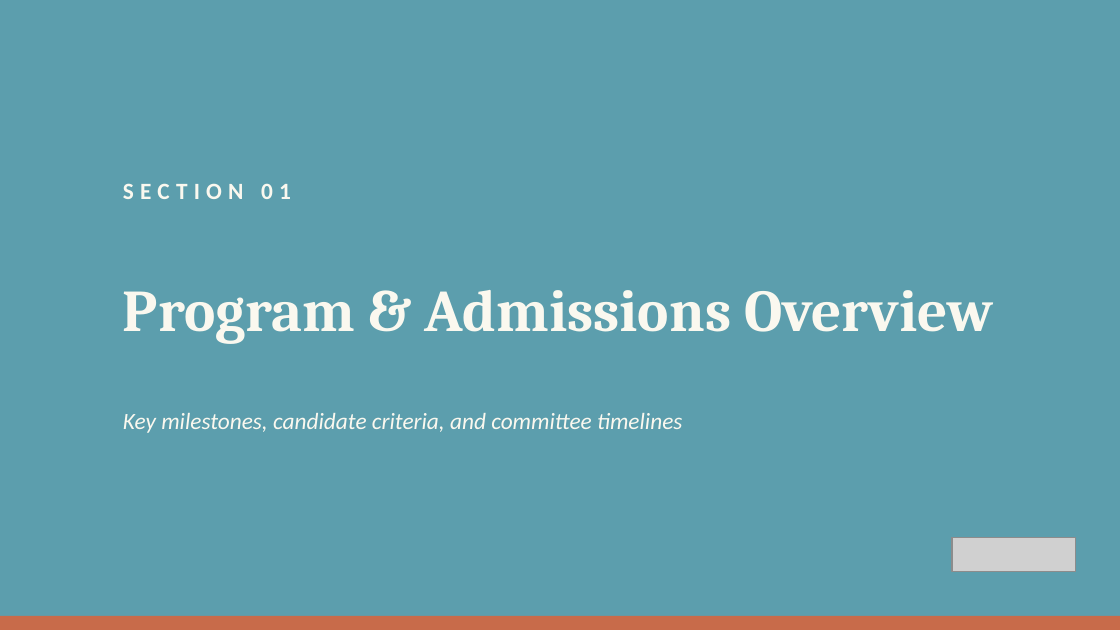
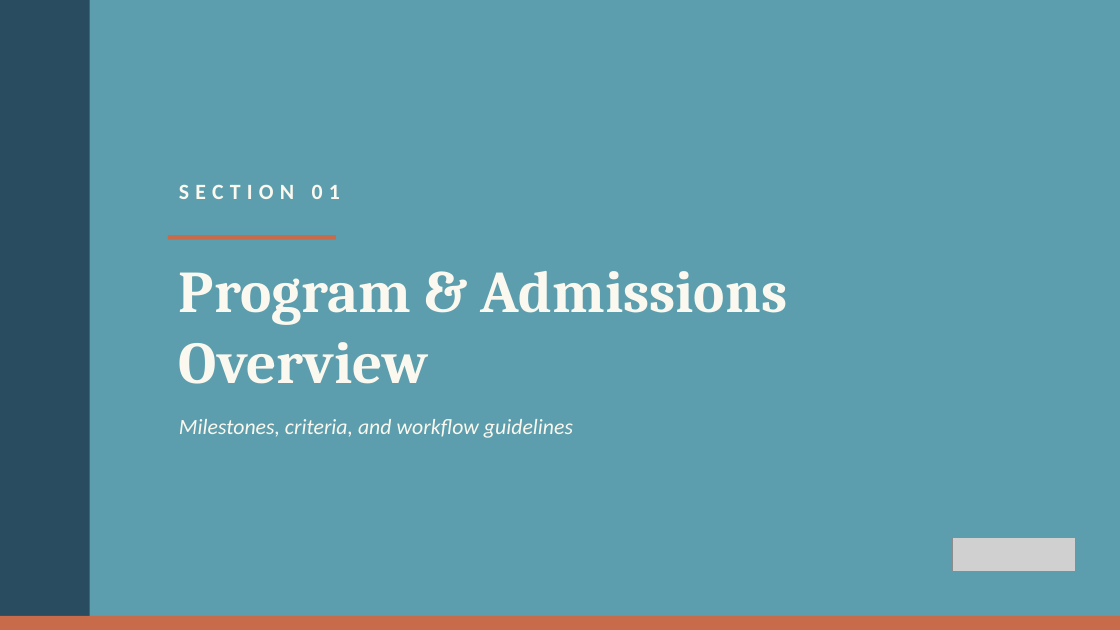
Before and after one commit to jlmiller12s/faith-haven-house-web, a slide deck: slide 2 of public/Faith-Haven-House-Presentation-Template.pptx. Drawn at 1120x630 pixels with LibreOffice and Linux fonts; fonts in the diff are those of the drawing; grey boxes stand for pictures. Boxes give left, top, right and bottom in pixels: in the first picture for what was removed or moved away, otherwise in the second. Text is boxed around its words. In the diff, an @@ line names an element or a change of style, - is before the commit and + after.

Commit message:
design: visually stunning, premium-grade asymmetric redesign of FHH PowerPoint presentation template

```diff
--- a/public/Faith-Haven-House-Presentation-Template.pptx
+++ b/public/Faith-Haven-House-Presentation-Template.pptx
@@ rectangle added at bbox=[0, 0, 90, 629], fill #294C60 @@
@@ text "SECTION 01": place and size @@
-text "SECTION 01" at bbox=[123, 183, 291, 199]
+text "SECTION 01" at bbox=[179, 185, 340, 199]
@@ text "SECTION 01" at bbox=[179, 185, 340, 199]: size 15 to 14 pt @@
@@ rectangle added at bbox=[168, 235, 336, 240], fill #C86B4A @@
@@ text "Program & Admissions Overview" rewrapped from bbox=[123, 290, 993, 344] to bbox=[179, 271, 787, 384] @@
@@ text at bbox=[179, 419, 573, 438]: text changed; size 15 to 14 pt @@
-Key milestones, candidate criteria, and committee timelines
+Milestones, criteria, and workflow guidelines
```
Also in this commit, not shown: 6 other slides changed, 1 slide added, 1 slide removed.
